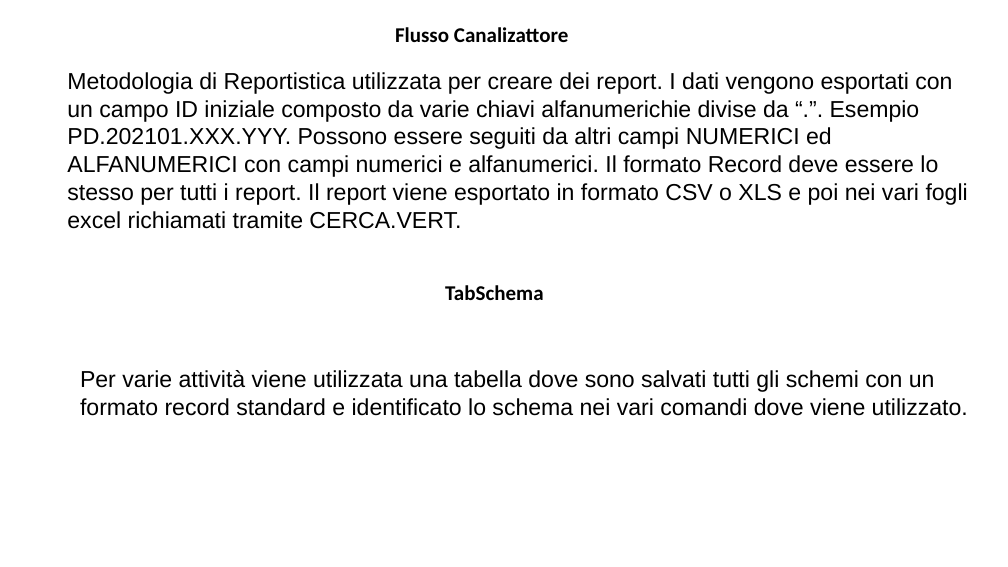
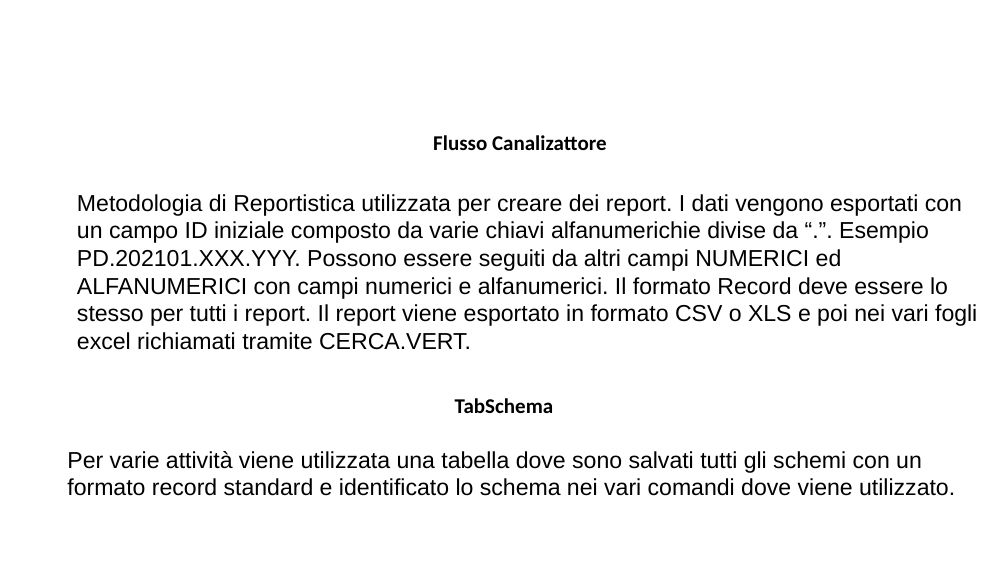
Before and after one commit to ntgcorp/ntJobsOS, a slide deck: slide 13 of ntjobs_white_paper_it.pptx. Drawn at 1008x567 pixels with LibreOffice and Linux fonts; fonts in the diff are those of the drawing. Boxes give left, top, right and bottom in pixels: in the first picture for what was removed or moved away, otherwise in the second. Text is boxed around its words. In the diff, an @@ line names an element or a change of style, - is before the commit and + after.

```diff
--- a/ntjobs_white_paper_it.pptx
+++ b/ntjobs_white_paper_it.pptx
@@ text "Flusso Canalizattore": place and size @@
-text "Flusso Canalizattore" at (395,27,569,42)
+text "Flusso Canalizattore" at (433,135,607,150)
@@ text "Metodologia di Reportistica utilizzata per ...": place and size @@
-text "Metodologia di Reportistica utilizzata per ..." at (67,72,968,229)
+text "Metodologia di Reportistica utilizzata per ..." at (77,194,977,350)
@@ text "TabSchema": place and size @@
-text "TabSchema" at (445,285,544,300)
+text "TabSchema" at (455,398,554,413)
@@ text "Per varie attività viene utilizzata ...": place and size @@
-text "Per varie attività viene utilizzata ..." at (80,370,968,416)
+text "Per varie attività viene utilizzata ..." at (67,451,955,496)
```
Also in this commit, not shown: 11 other slides changed, 16 slides added, 1 slide removed, 8 other files.
